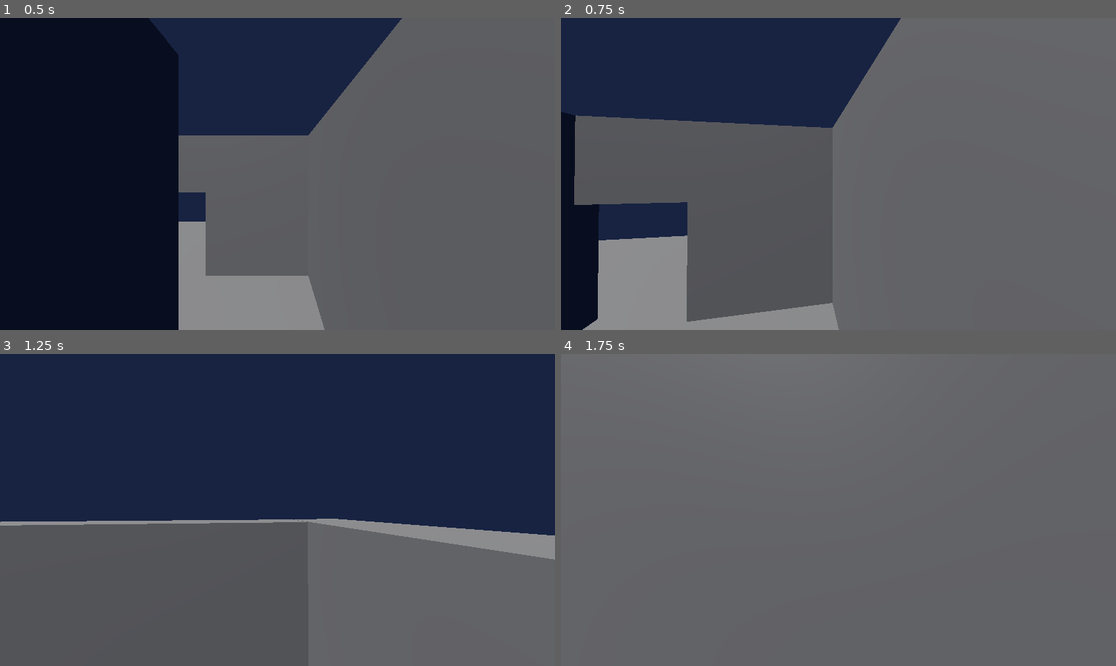
Above: before the commit, frames 1-4 (two rows, left to right).
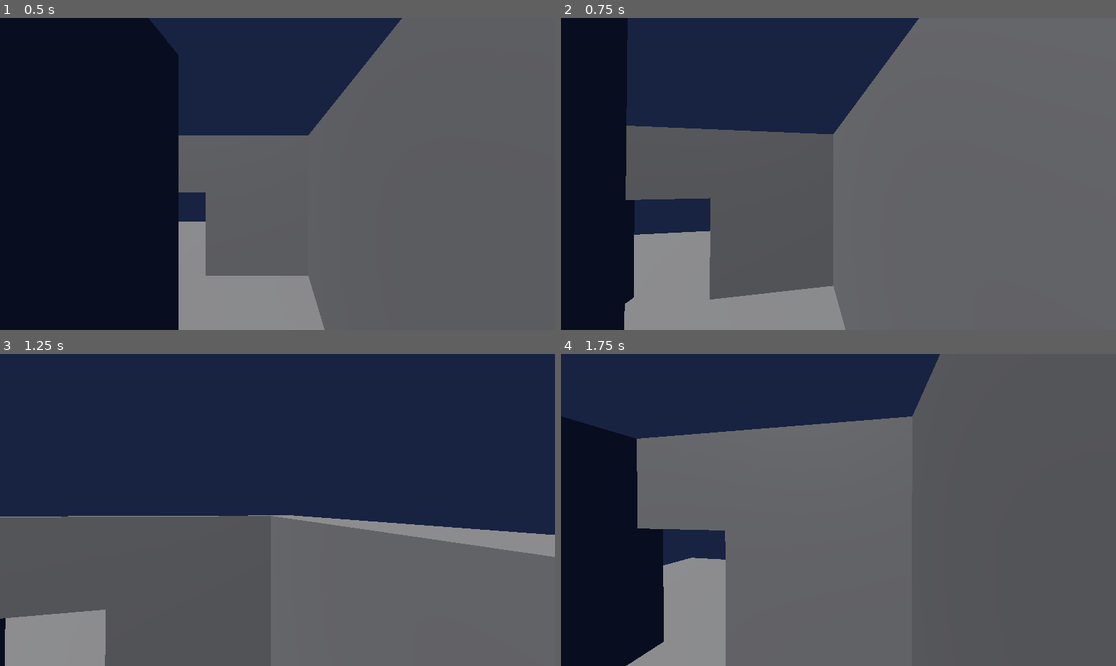
Above: after the commit, the same moments.

Repository: FHorrie/GodotMovement
Game: Godot game, scene res://main.tscn
Two runs of this game, one before a commit and one after it. Both use one fixed random seed, a clock stepped at 60 frames per second and the inputs below.
Inputs (mouse positions are in pixels of both pictures, inside the frame that each line leads up to):
- Up to frame 1 (0.5 s): no input
- Up to frame 2 (0.75 s): tap Enter at 0.5 s; move the mouse to (866, 174) at 0.52 s; hold W (move_forward) from 0.53 s (still down); hold Shift (crawl) from 0.53 s (still down)
- Up to frame 3 (1.25 s): keep holding W (move_forward); keep holding Shift (crawl); tap Space (jump) at 0.77, 0.8, 1.07 s
- Up to frame 4 (1.75 s): keep holding W (move_forward); move the mouse to (810, 510) at 1.27 s; release Shift (crawl) at 1.28 s; tap Space (jump) at 1.35, 1.52 s; tap Shift (crawl) at 1.55 s

Frame 1 is identical in both runs. In frame 2, 14% of the frame differs, in the area x 0-65%, y 0-100%; in frame 3, 4.8%; in frame 4, 33%, in the area x 0-69%, y 0-100%.

Commit message:
Adjusted player functions and added crawl

Diff:
--- a/Scripts/player.gd
+++ b/Scripts/player.gd
@@ -1,6 +1,8 @@
 extends CharacterBody3D
 
-const SPEED = 5.0
+const DEFAULT_SPEED = 4.0
+const CRAWL_SPEED = DEFAULT_SPEED / 2
+
 const JUMP_VELOCITY = 4.5
 
 const MAX_CAMERA_ANGLE = 90
@@ -19,34 +21,47 @@
 
 func _unhandled_input(event: InputEvent) -> void:
 	if event is InputEventMouseMotion:
-		rotateCamera(event.relative, MOUSE_SENSITIVITY)
+		rotate_camera(event.relative, MOUSE_SENSITIVITY)
 
 func _physics_process(delta: float) -> void:
+	if is_on_floor():
+		Input.is_action_pressed("creep");
+		# Handle jump.
+		if Input.is_action_just_pressed("jump") and is_on_floor():
+			velocity.y = JUMP_VELOCITY
+		handle_ground_movement(delta)
+	else:
+		handle_air_movement(delta)
+
+	# Controller camera input
+	rotate_camera(
+		Input.get_vector("camera_left", "camera_right", "camera_up", "camera_down"),
+		CONTROLLER_SENSITIVITY)
+
+	move_and_slide()
+
+func rotate_camera(vector: Vector2, sens: float) -> void:
+	rotate_y(-vector.x * sens)
+	camera.rotate_x(-vector.y * sens)
+	camera.rotation.x = clamp(camera.rotation.x, deg_to_rad(-MAX_CAMERA_ANGLE), deg_to_rad(MAX_CAMERA_ANGLE))
+
+func get_speed() -> float:
+	return CRAWL_SPEED if Input.is_action_pressed("crawl") else DEFAULT_SPEED
+
+func handle_air_movement(delta: float) -> void:
 	# Add the gravity.
-	if not is_on_floor():
-		velocity += get_gravity() * delta
+	velocity += get_gravity() * delta
 
-	# Handle jump.
-	if Input.is_action_just_pressed("jump") and is_on_floor():
-		velocity.y = JUMP_VELOCITY
-
-	var cameraInput := Input.get_vector("camera_left", "camera_right", "camera_up", "camera_down")
-	rotateCamera(cameraInput, CONTROLLER_SENSITIVITY)
-
+func handle_ground_movement(delta: float) -> void:
 	# Get the input direction and handle the movement/deceleration.
 	# As good practice, you should replace UI actions with custom gameplay actions.
 	var input_dir := Input.get_vector("move_left", "move_right", "move_forward", "move_backward")
 	var direction := (transform.basis * Vector3(input_dir.x, 0, input_dir.y)).normalized()
+	var currentSpeed := get_speed()
+
 	if direction:
-		velocity.x = direction.x * SPEED
-		velocity.z = direction.z * SPEED
+		velocity.x = direction.x * currentSpeed
+		velocity.z = direction.z * currentSpeed
 	else:
-		velocity.x = move_toward(velocity.x, 0, SPEED)
-		velocity.z = move_toward(velocity.z, 0, SPEED)
-
-	move_and_slide()
-
-func rotateCamera(vector: Vector2, sens: float) -> void:
-	rotate_y(-vector.x * sens)
-	camera.rotate_x(-vector.y * sens)
-	camera.rotation.x = clamp(camera.rotation.x, deg_to_rad(-MAX_CAMERA_ANGLE), deg_to_rad(MAX_CAMERA_ANGLE))
+		velocity.x = move_toward(velocity.x, 0, currentSpeed)
+		velocity.z = move_toward(velocity.z, 0, currentSpeed)
